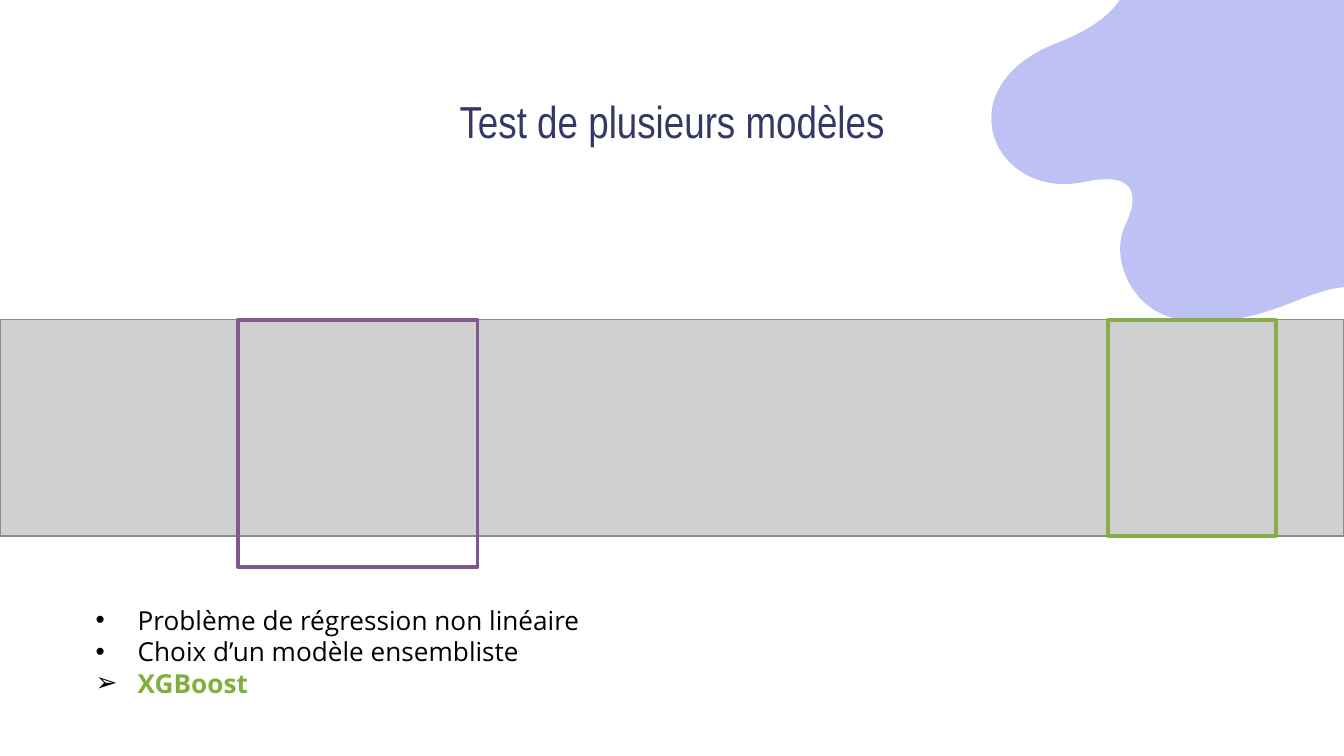
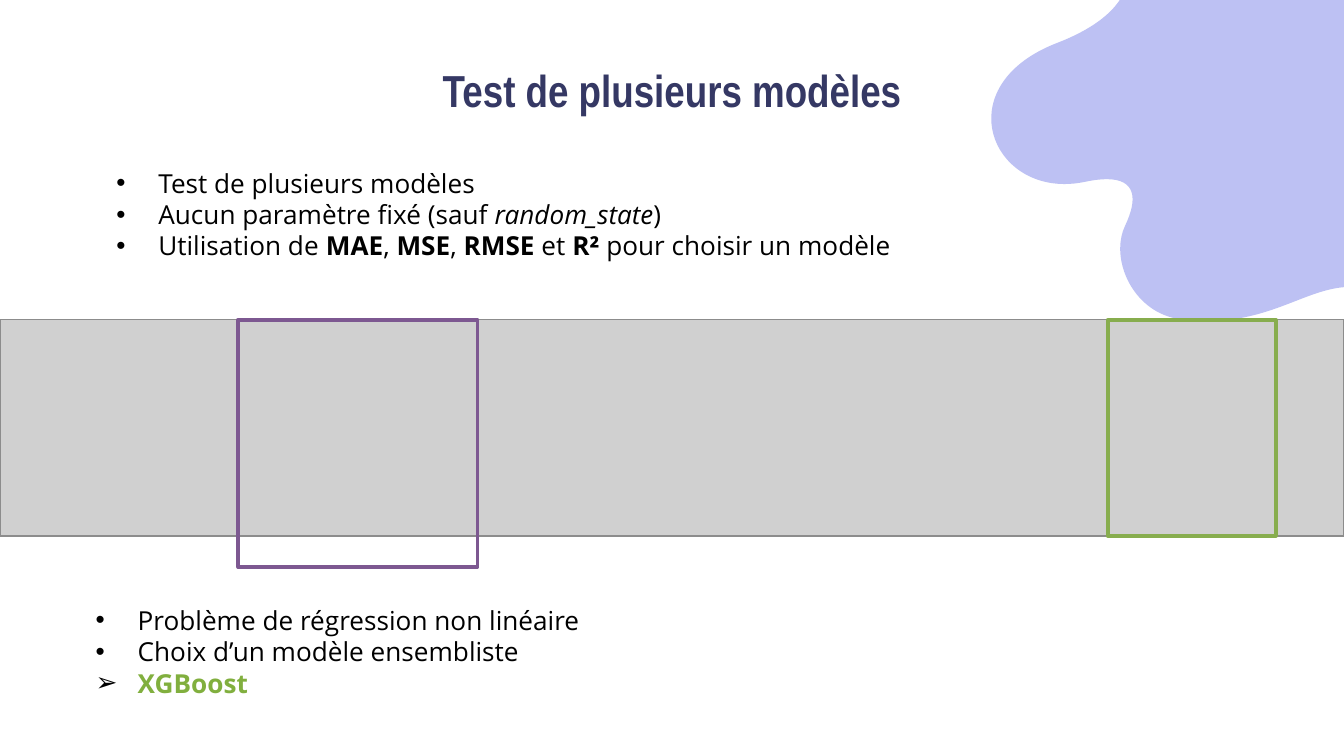
Before and after one commit to Sylvariane/Anticipez_les_besoins_en_electricite, a slide deck: slide 20 of Pélec_03_presentation.pptx (slide 19 before the commit). Drawn at 1344x756 pixels with LibreOffice and Linux fonts; fonts in the diff are those of the drawing; grey boxes stand for pictures. Boxes give left, top, right and bottom in pixels: in the first picture for what was removed or moved away, otherwise in the second. Text is boxed around its words. In the diff, an @@ line names an element or a change of style, - is before the commit and + after.

Commit message:
modification nettoyage des données, modifications des modèles en conséquences, retrait de la stratification dans split_train_test

```diff
--- a/Pélec_03_presentation.pptx
+++ b/Pélec_03_presentation.pptx
@@ title "Test de plusieurs modèles": place and size @@
-title "Test de plusieurs modèles" at <box>460,105,885,148</box>
+title "Test de plusieurs modèles" at <box>443,74,901,117</box>
@@ title "Test de plusieurs modèles" at <box>443,74,901,117</box>: bold on @@
@@ text added at <box>158,173,890,262</box>, 14 pt, text #000000 @@
+• Test de plusieurs modèles
+• Aucun paramètre fixé (sauf random_state)
+• Utilisation de MAE, MSE, RMSE et R² pour choisir un modèle
```
Also in this commit, not shown: 25 other slides changed, 3 slides added, 2 other files.
